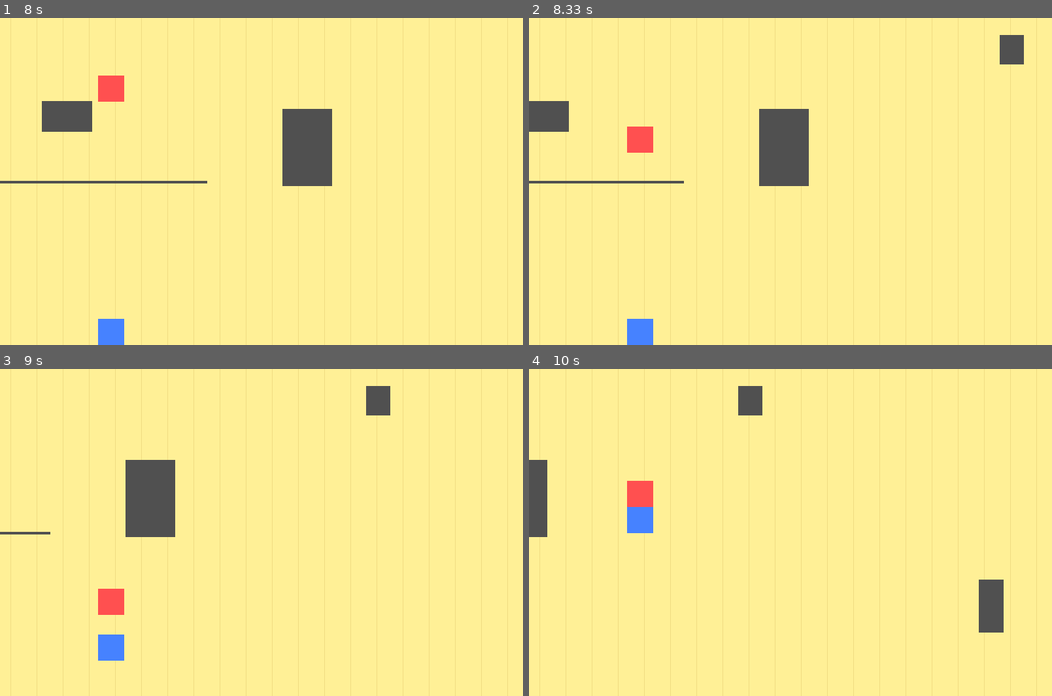
Above: before the commit, frames 1-4 (two rows, left to right).
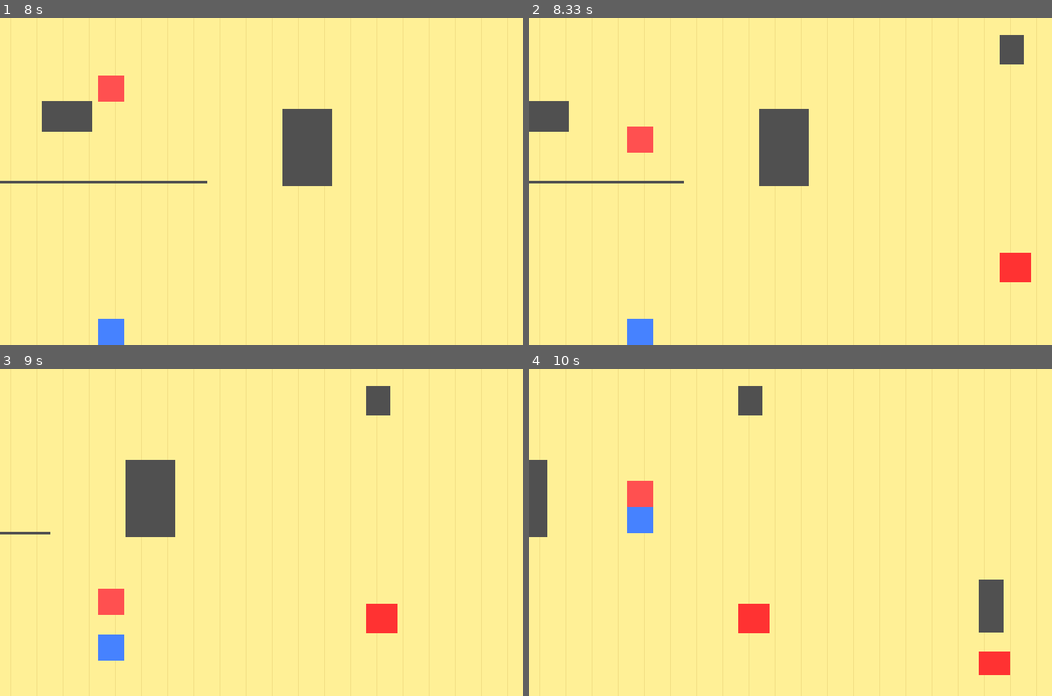
Above: after the commit, the same moments.

Repository: leomarsolla/pygameleomarcondes
Game: pygame game, started from jogo.py
The game is run twice, just before and just after one commit, with the same random seed, the same clock (stepped at 60 frames per second) and the same inputs.
Inputs (mouse positions are in pixels of both pictures, inside the frame that each line leads up to):
- Up to frame 1 (8 s): click (261, 181) at 0.38 s; tap Space at 0.67, 1.07, 1.37, 1.9, 2.2, 2.73, 3.03, 3.97, 4.27, 4.4, 4.8, 5.1, 5.47, 5.87, 6.17, 6.87, 7.2, 7.5 s; tap W at 1.98, 4.48, 5.95, 7.28 s; click (235, 266) at 2.38 s; click (188, 112) at 3.28 s
- Up to frame 2 (8.33 s): no input
- Up to frame 3 (9 s): tap Space at 8.6, 8.9 s; tap W at 8.68 s
- Up to frame 4 (10 s): tap Space at 9.43, 9.73 s

Frame 1 is identical in both runs. In frame 2, 0.5% of the frame differs, in the area x 90-96%, y 71-81%; in frame 3, 0.5%; in frame 4, 1.0%, in the area x 40-92%, y 71-94%.

Commit message:
v14 - paredes que matam

Diff:
--- a/jogo.py
+++ b/jogo.py
@@ -30,20 +30,16 @@
 class Player(pygame.sprite.Sprite):
     def __init__(self, player_id, color, flip_key, lane_top, lane_bottom):
         pygame.sprite.Sprite.__init__(self)
-
         self.player_id = player_id
         self.flip_key = flip_key
         self.lane_top = lane_top
         self.lane_bottom = lane_bottom
         self.locked_lane = True
-
         self.image = pygame.Surface((40, 40))
         self.image.fill(color)
         self.rect = self.image.get_rect()
-
         self.rect.x = 150
         self.rect.bottom = lane_bottom
-
         self.vel_y = 0
         self.gravity_dir = 1
         self.on_ground = True
@@ -55,19 +51,16 @@
             self.vel_y = 0
             self.on_ground = False
 
-    def update(self, other_players, blocks_group):
+    def update(self, other_players, blocks_group, spikes_group):
         self.vel_y += 1.2 * self.gravity_dir
         self.rect.y += self.vel_y
-
         landed = False
-
         if self.locked_lane:
             top_limit = self.lane_top
             bottom_limit = self.lane_bottom
         else:
             top_limit = 0
             bottom_limit = HEIGHT
-
         if self.rect.bottom >= bottom_limit:
             self.rect.bottom = bottom_limit
             self.vel_y = 0
@@ -76,7 +69,6 @@
             self.rect.top = top_limit
             self.vel_y = 0
             landed = True
-
         for other in other_players:
             if other is self or not other.alive:
                 continue
@@ -87,7 +79,6 @@
                     self.rect.top = other.rect.bottom
                 self.vel_y = 0
                 landed = True
-
         for block in pygame.sprite.spritecollide(self, blocks_group, False):
             if self.rect.right > block.rect.left and self.rect.left < block.rect.left:
                 self.rect.right = block.rect.left
@@ -99,12 +90,14 @@
                 self.rect.top = block.rect.bottom
                 self.vel_y = 0
                 landed = True
-
+        for spike in pygame.sprite.spritecollide(self, spikes_group, False):
+            self.alive = False
+            self.kill()
         if self.rect.left < 0:
             self.alive = False
             self.kill()
-
         self.on_ground = landed
+
 
 class Block(pygame.sprite.Sprite):
     def __init__(self, x, y, width, height):
@@ -120,6 +113,22 @@
         if self.rect.right < 0:
             self.kill()
 
+
+class Spike(pygame.sprite.Sprite):
+    def __init__(self, x, y, width, height):
+        pygame.sprite.Sprite.__init__(self)
+        self.image = pygame.Surface((width, height))
+        self.image.fill((255, 50, 50))
+        self.rect = self.image.get_rect()
+        self.rect.x = x
+        self.rect.y = y
+
+    def update(self):
+        self.rect.x -= SCROLL_SPEED
+        if self.rect.right < 0:
+            self.kill()
+
+
 clock = pygame.time.Clock()
 FPS = 30
 font_big = pygame.font.SysFont(None, 72)
@@ -131,10 +140,8 @@
 def menu_selecao():
     selecionando = True
     num = None
-
     while selecionando:
         clock.tick(FPS)
-
         for event in pygame.event.get():
             if event.type == pygame.QUIT:
                 pygame.quit()
@@ -160,36 +167,22 @@
                 if event.key == pygame.K_4:
                     num = 4
                     selecionando = False
-
         window.fill((90, 40, 130))
-
         titulo = font_big.render('DEFYING GRAVITY', True, (255, 255, 255))
         window.blit(titulo, (WIDTH // 2 - titulo.get_width() // 2, 60))
-
         sub = font_small.render('Escolha quantos jogadores', True, (230, 230, 230))
         window.blit(sub, (WIDTH // 2 - sub.get_width() // 2, 140))
-
-        cores_box = [
-            (200, 60, 60),
-            (60, 120, 220),
-            (60, 180, 90),
-            (230, 180, 30),
-        ]
-
+        cores_box = [(200, 60, 60), (60, 120, 220), (60, 180, 90), (230, 180, 30)]
         for i in range(4):
             box_x = 60 + i * 185
             box_y = 200
             pygame.draw.rect(window, cores_box[i], (box_x, box_y, 160, 160), border_radius=20)
             pygame.draw.rect(window, (255, 255, 255), (box_x, box_y, 160, 160), 4, border_radius=20)
-
             label = font_big.render(f'{i+1}P', True, (255, 255, 255))
             window.blit(label, (box_x + 80 - label.get_width() // 2, box_y + 50))
-
         rodape = font_small.render('Clique ou pressione 1, 2, 3 ou 4', True, (220, 220, 220))
         window.blit(rodape, (WIDTH // 2 - rodape.get_width() // 2, 420))
-
         pygame.display.update()
-
     return num
 
 
@@ -206,7 +199,6 @@
     all_sprites.add(p)
     players.add(p)
 
-
 barrier_x = 220
 barrier_active = True
 countdown_start = pygame.time.get_ticks()
@@ -215,11 +207,12 @@
 bg_offset = 0
 lane_lines_end = barrier_x + LANE_LINES_LENGTH
 
-game = True
-
 blocks = pygame.sprite.Group()
+spikes = pygame.sprite.Group()
 BLOCK_INTERVAL = 1500
 last_block_time = pygame.time.get_ticks()
+
+game = True
 
 while game:
     clock.tick(FPS)
@@ -238,24 +231,19 @@
         scrolling = True
 
     for player in players:
-        player.update(players, blocks)
+        player.update(players, blocks, spikes)
         if barrier_active and player.rect.right > barrier_x:
             player.rect.right = barrier_x
 
     if not any(p.alive for p in players) or len(players) == 0:
         game = False
-        player.update(players, blocks)
-        if barrier_active and player.rect.right > barrier_x:
-            player.rect.right = barrier_x
 
     if scrolling:
         bg_offset = (bg_offset + SCROLL_SPEED) % 40
         lane_lines_end -= SCROLL_SPEED
-
         for player in players:
             if player.locked_lane and lane_lines_end <= player.rect.right:
                 player.locked_lane = False
-
         now = pygame.time.get_ticks()
         if now - last_block_time > BLOCK_INTERVAL:
             last_block_time = now
@@ -265,21 +253,34 @@
             b = Block(WIDTH, by, bw, bh)
             blocks.add(b)
             all_sprites.add(b)
+            if random.randint(1, 3) == 1:
+                sw = random.randint(20, 50)
+                sh = random.randint(20, 50)
+                sy = random.randint(0, HEIGHT - sh)
+                s = Spike(WIDTH, sy, sw, sh)
+                spikes.add(s)
+                all_sprites.add(s)
 
     window.fill((255, 240, 150))
-
     for x in range(-40, WIDTH + 40, 40):
         pygame.draw.line(window, (240, 220, 130), (x - bg_offset, 0), (x - bg_offset, HEIGHT), 1)
-
     if lane_lines_end > 0:
         for i in range(1, num_players):
             y = i * lane_height
             pygame.draw.line(window, (80, 80, 80), (0, y), (lane_lines_end, y), 4)
-
     if barrier_active:
         pygame.draw.rect(window, (40, 40, 40), (barrier_x, 0, 12, HEIGHT))
         for stripe_y in range(0, HEIGHT, 30):
             pygame.draw.rect(window, (255, 220, 0), (barrier_x, stripe_y, 12, 15))
+
+    blocks.update()
+    spikes.update()
+    for sprite in blocks:
+        window.blit(sprite.image, sprite.rect)
+    for sprite in spikes:
+        window.blit(sprite.image, sprite.rect)
+    for sprite in players:
+        window.blit(sprite.image, sprite.rect)
 
     if barrier_active:
         secs_left = (COUNTDOWN_DURATION - elapsed) // 1000 + 1
@@ -290,13 +291,6 @@
         go_text = font_huge.render('GO!', True, (60, 200, 60))
         window.blit(go_text, (WIDTH // 2 - go_text.get_width() // 2, HEIGHT // 2 - go_text.get_height() // 2))
 
-    blocks.update()
-    for sprite in blocks:
-        window.blit(sprite.image, sprite.rect)
-
-    for sprite in players:
-        window.blit(sprite.image, sprite.rect)
-
     pygame.display.update()
 
 showing_gameover = True
@@ -307,7 +301,6 @@
             showing_gameover = False
         if event.type == pygame.KEYDOWN:
             showing_gameover = False
-
     window.fill((20, 20, 20))
     txt = font_huge.render('GAME OVER', True, (255, 60, 60))
     window.blit(txt, (WIDTH // 2 - txt.get_width() // 2, HEIGHT // 2 - txt.get_height() // 2))
